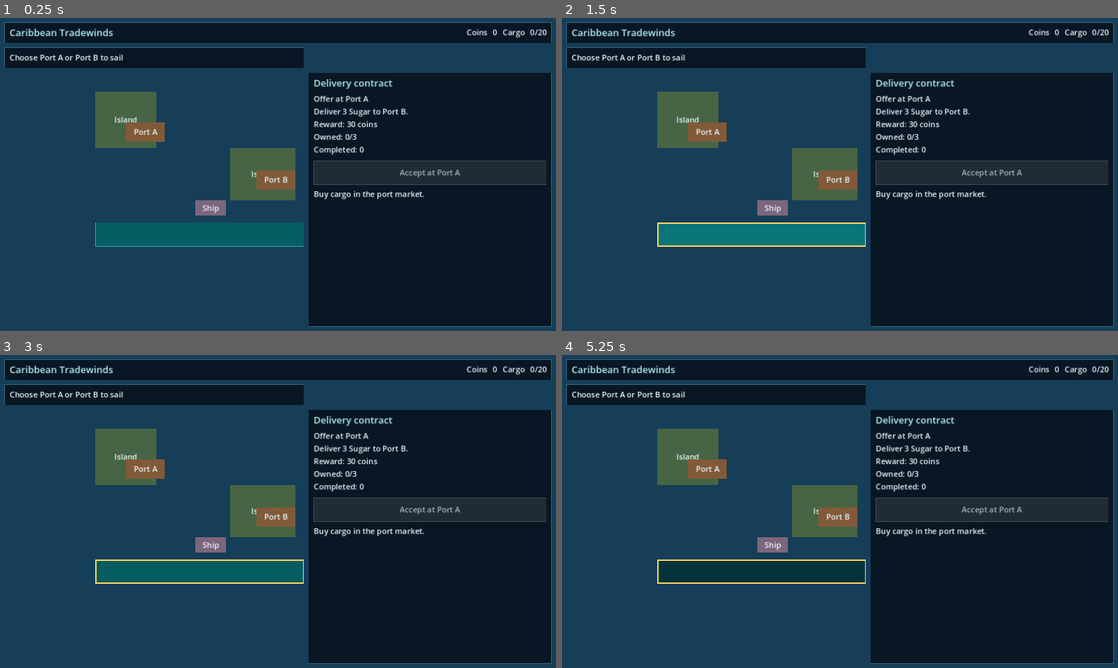
Above: before the commit, frames 1-4 (two rows, left to right).
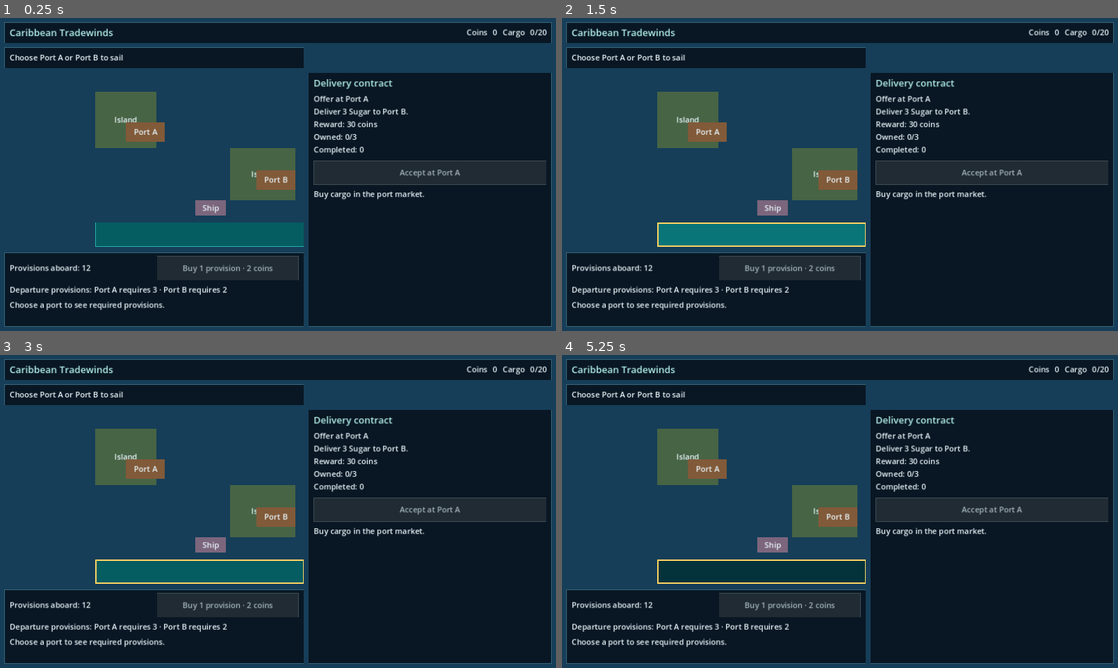
Above: after the commit, the same moments.

Repository: ernesto-tapia/tradewinds
Game: Godot game, scene res://main.tscn
The game is run twice, just before and just after one commit, with the same random seed, the same clock (stepped at 60 frames per second) and the same inputs.
Inputs (mouse positions are in pixels of both pictures, inside the frame that each line leads up to):
- Up to frame 1 (0.25 s): no input
- Up to frame 2 (1.5 s): click (762, 233) at 0.5 s; click (762, 233) at 1.25 s
- Up to frame 3 (3 s): click (200, 570) at 2 s; tap Enter at 2.75, 2.85 s; move the mouse to (400, 495) at 2.77 s; click (400, 495) at 2.92 s
- Up to frame 4 (5.25 s): tap Space at 3.5, 5 s; move the mouse to (728, 527) at 3.52 s; tap Tab at 3.6, 5.1 s; click (728, 527) at 3.67 s; tap Enter at 4.25, 4.35 s; move the mouse to (895, 442) at 4.27 s; click (895, 442) at 4.42 s; move the mouse to (812, 574) at 5.02 s; click (812, 574) at 5.17 s

The runs differ from the first frame. In frame 1, 13% of the frame differs, in the area x 0-55%, y 74-99%; in frame 2, 13%; in frame 3, 13%; in frame 4, 13%.
Error in both runs: Invalid assignment of property or key 'accessibility_name' with value of type 'String' on a base object of type 'Button'. (res://main.gd:93)

Commit message:
KAN-16: implement and validate story

Diff:
--- a/game/data_models.gd
+++ b/game/data_models.gd
@@ -63,8 +63,7 @@
         return clampi(int(base_prices[good_id]) + scarcity, int(minimum_prices[good_id]), int(maximum_prices[good_id]))
     func refresh_price(good_id: String) -> void:
         prices[good_id] = price_at_stock(good_id, int(inventory[good_id]))
-    # Each unit traverses the same price step in either direction. Selling
-    # receives the quote after adding supply, preventing round-trip profit.
+    # Selling receives the quote after adding supply, preventing round-trip profit.
     func trade_total(good_id: String, quantity: int, purchasing: bool) -> int:
         var stock: int = int(inventory[good_id])
         var total: int = 0
@@ -91,7 +90,14 @@
     var progress: float = 0.0
     var remaining_time: float = 0.0
     var active: bool = false
-
+    var provisions_consumed: int = 0
+
+const PROVISION_PRICE: int = 2
+const DISTANCE_PER_PROVISION: float = 100.0
+# Three port-to-port legs of starter supplies support the repeatable delivery demo.
+# Supplies are separate from trade cargo and never occupy the commodity hold.
+var provisions: int = 12
+var departure_feedback: String = "Choose a port to see required provisions."
 var ports: Dictionary = {}
 var goods: Dictionary = {}
 var markets: Dictionary = {}
@@ -126,6 +132,22 @@
 func can_trade() -> bool:
     return not voyage.active and markets.has(docked_port_id)
 
+func required_provisions(destination_id: String) -> int:
+    if not ports.has(destination_id) or destination_id == docked_port_id:
+        return 0
+    var destination: Port = ports[destination_id]
+    return ceili(ship.position.distance_to(destination.position) / DISTANCE_PER_PROVISION)
+
+func buy_provisions(quantity: int) -> bool:
+    if not can_trade() or quantity <= 0:
+        return false
+    # Divide before multiplying so oversized requests reject without overflow.
+    if quantity > wallet.coins / PROVISION_PRICE:
+        return false
+    wallet.coins -= quantity * PROVISION_PRICE
+    provisions += quantity
+    return true
+
 # Validate the entire marginal-price batch before changing any state.
 func buy(good_id: String, quantity: int) -> bool:
     if not can_trade() or not goods.has(good_id) or quantity <= 0:
@@ -152,7 +174,7 @@
     var proceeds: int = market.trade_total(good_id, quantity, false)
     cargo.quantities[good_id] = cargo.quantity(good_id) - quantity
     wallet.coins += proceeds
-    market.inventory[good_id] = int(market.inventory[good_id]) + quantity
+    market.inventory[good_id] = int(market.inventory.get(good_id, 0)) + quantity
     market.refresh_price(good_id)
     return true
 
@@ -179,11 +201,24 @@
     return sell(good_id, cargo.quantity(good_id))
 
 func start_voyage(destination_id: String) -> bool:
-    if voyage.active or not ports.has(destination_id):
+    if voyage.active:
+        departure_feedback = "Already sailing; supplies were charged at departure."
+        return false
+    if not ports.has(destination_id):
+        departure_feedback = "Unknown destination."
         return false
     if destination_id == docked_port_id:
+        departure_feedback = "Already docked at %s; requires 0 provisions." % destination_id
+        return false
+    var required: int = required_provisions(destination_id)
+    if provisions < required:
+        departure_feedback = "Cannot depart to %s: requires %d provisions; aboard %d. Buy at dock." % [destination_id, required, provisions]
         return false
     var destination: Port = ports[destination_id]
+    # Commit supplies and voyage together only after all departure gates pass.
+    provisions -= required
+    voyage.provisions_consumed = required
+    departure_feedback = "Departure to %s requires %d provisions; consumed %d." % [destination_id, required, required]
     voyage.origin_id = docked_port_id
     voyage.destination_id = destination_id
     voyage.distance = ship.position.distance_to(destination.position)
--- a/game/main.tscn
+++ b/game/main.tscn
@@ -6,6 +6,8 @@
 [ext_resource type="Script" path="res://contract_check.gd" id="5"]
 [ext_resource type="Script" path="res://ui/theme_check.gd" id="6"]
 [ext_resource type="Script" path="res://contract_board_test.gd" id="7"]
+[ext_resource type="Script" path="res://provisioning.gd" id="8"]
+[ext_resource type="Script" path="res://provisioning_check.gd" id="9"]
 [node name="Main" type="Node2D"]
 script=ExtResource("1")
 [node name="VoyageInteractionCheck" type="Node" parent="."]
@@ -20,3 +22,7 @@
 script=ExtResource("6")
 [node name="ContractBoardCheck" type="Node" parent="."]
 script=ExtResource("7")
+[node name="Provisioning" type="Node" parent="."]
+script=ExtResource("8")
+[node name="ProvisioningCheck" type="Node" parent="."]
+script=ExtResource("9")
--- /dev/null
+++ b/game/provisioning.gd
@@ -0,0 +1,49 @@
+extends Node
+
+const UI = preload("res://ui/menu_ui.gd")
+var supplies: Label
+var routes: Label
+var feedback: Label
+var purchase: Button
+var last_departure_feedback: String = ""
+
+func _ready() -> void:
+    # Parent builds the map and wallet before this deferred UI construction.
+    call_deferred("build_panel")
+
+func build_panel() -> void:
+    var panel := UI.panel(get_parent(), "ProvisionsPanel", Vector2(10, 540), Vector2(690, 170))
+    var content := UI.column(panel)
+    var row := UI.row(content)
+    supplies = UI.label(row, "Provisions")
+    purchase = UI.button(row, "BuyProvisions", "Buy 1 provision · 2 coins", buy_one)
+    routes = UI.label(content, "")
+    feedback = UI.label(content, "Buy provisions at either dock. Each 100 route units costs 1, rounded up.")
+    refresh()
+
+func buy_one() -> void:
+    var main = get_parent()
+    var accepted: bool = main.game_state.buy_provisions(1)
+    UI.status(feedback, "Purchased 1 provision for 2 coins." if accepted else "Requires docking and 2 coins.", not accepted)
+    main.refresh_market()
+    refresh()
+
+func _process(_delta: float) -> void:
+    if is_instance_valid(supplies):
+        refresh()
+
+func refresh() -> void:
+    var state = get_parent().game_state
+    supplies.text = "Provisions aboard: %d" % state.provisions
+    purchase.disabled = not state.can_trade() or state.wallet.coins < state.PROVISION_PRICE
+    if state.voyage.active:
+        routes.text = "This voyage consumed %d provisions at departure." % state.voyage.provisions_consumed
+    else:
+        var quotes: PackedStringArray = []
+        for port_id in state.ports:
+            if port_id != state.docked_port_id:
+                quotes.append("%s requires %d" % [port_id, state.required_provisions(port_id)])
+        routes.text = "Departure provisions: " + " · ".join(quotes)
+    if state.departure_feedback != last_departure_feedback:
+        last_departure_feedback = state.departure_feedback
+        UI.status(feedback, last_departure_feedback, last_departure_feedback.begins_with("Cannot"))
--- /dev/null
+++ b/game/provisioning_check.gd
@@ -0,0 +1,69 @@
+extends Node
+
+const Models = preload("res://data_models.gd")
+
+func require_condition(value: bool, message: String) -> bool:
+    if not value:
+        push_error("KAN-16 provisioning: " + message)
+        get_tree().quit(1)
+    return value
+
+func snapshot(state) -> Dictionary:
+    return {
+        "coins": state.wallet.coins,
+        "supplies": state.provisions,
+        "position": state.ship.position,
+        "dock": state.docked_port_id,
+        "active": state.voyage.active,
+        "destination": state.voyage.destination_id,
+        "cargo": state.cargo.quantities.duplicate(true)
+    }
+
+func _ready() -> void:
+    if DisplayServer.get_name() == "headless":
+        call_deferred("run_checks")
+
+func run_checks() -> void:
+    var state = Models.new()
+    var before: Dictionary = snapshot(state)
+    if not require_condition(not state.buy_provisions(1) and snapshot(state) == before, "purchases at sea reject without changing resources"):
+        return
+    state.docked_port_id = "Port A"
+    state.ship.position = state.ports["Port A"].position
+    state.provisions = 0
+    if not require_condition(state.required_provisions("Port B") == 4, "319.5 unit port route rounds up to four provisions"):
+        return
+    before = snapshot(state)
+    if not require_condition(not state.start_voyage("Port B") and snapshot(state) == before and "requires 4" in state.departure_feedback and "aboard 0" in state.departure_feedback, "insufficient departure is atomic and explains required and owned supplies"):
+        return
+    for quantity in [-1, 0, 51]:
+        before = snapshot(state)
+        if not require_condition(not state.buy_provisions(quantity) and snapshot(state) == before, "invalid and unaffordable purchases reject atomically"):
+            return
+    state.cargo.quantities["sugar"] = state.ship.capacity
+    if not require_condition(state.buy_provisions(4) and state.provisions == 4 and state.wallet.coins == 92 and state.cargo.total() == 20, "dock purchase charges two coins each and uses a separate supply reserve"):
+        return
+    before = snapshot(state)
+    if not require_condition(not state.start_voyage("Port A") and not state.start_voyage("missing") and snapshot(state) == before, "same-port and invalid destinations consume nothing"):
+        return
+    if not require_condition(state.start_voyage("Port B") and state.provisions == 0 and state.voyage.provisions_consumed == 4 and state.voyage.active and "requires 4" in state.departure_feedback, "exact supplies permit departure and are consumed immediately"):
+        return
+    before = snapshot(state)
+    if not require_condition(not state.start_voyage("Port A") and not state.buy_provisions(1) and snapshot(state) == before, "active voyage blocks purchases and repeated departures without another charge"):
+        return
+    state.advance_voyage(0.5)
+    if not require_condition(state.provisions == 0 and state.voyage.active, "progress never charges supplies again"):
+        return
+    state.advance_voyage(100.0)
+    if not require_condition(state.docked_port_id == "Port B" and state.provisions == 0 and not state.voyage.active, "arrival preserves the departure charge"):
+        return
+    if not require_condition(state.buy_provisions(4) and state.wallet.coins == 84 and state.start_voyage("Port A"), "destination dock supports resupply and return sailing"):
+        return
+    state.advance_voyage(100.0)
+    state.ship.position = state.ports["Port B"].position - Vector2(100, 0)
+    if not require_condition(state.required_provisions("Port B") == 1, "shorter route uses one provision at the exact distance boundary"):
+        return
+    state.ship.position -= Vector2(0.1, 0)
+    if not require_condition(state.required_provisions("Port B") == 2, "distance above a boundary rounds up deterministically"):
+        return
+    print("KAN-16 provisioning passed: dock purchases, price, separate reserve, atomic rejection, route rounding, required-amount feedback, exact departure consumption, no repeated charges, destination resupply and return")
--- a/game/voyage_check.gd
+++ b/game/voyage_check.gd
@@ -1,92 +1,34 @@
 extends Node
 
-# Headless interaction regression, executed by the configured smoke launch.
-# Uses viewport mouse events for destinations and the trade rectangle.
+var state
+var owns_state: bool = false
+var voyage_time: float = 0.0
+
+func _init(game_state = null) -> void:
+    state = game_state
+    owns_state = game_state != null
+
 func _ready() -> void:
-    if DisplayServer.get_name() == "headless":
-        call_deferred("check_voyages")
+    if state == null:
+        state = get_parent().game_state
 
-func click_control(control: Control) -> void:
-    var point = control.get_global_transform_with_canvas() * (control.size * 0.5)
-    for pressed in [true, false]:
-        var event = InputEventMouseButton.new()
-        event.button_index = MOUSE_BUTTON_LEFT
-        event.pressed = pressed
-        event.position = point
-        event.global_position = point
-        get_viewport().push_input(event, true)
-    await get_tree().process_frame
+func sail_to(destination: Node) -> void:
+    if not owns_state:
+        get_parent().sail_to(destination)
+    else:
+        state.start_voyage(str(destination.name))
+    voyage_time = state.voyage.remaining_time
 
-func require_condition(value: bool, message: String) -> bool:
-    if not value:
-        push_error("KAN-10 interaction: " + message)
-        get_tree().quit(1)
-    return value
+func _process(delta: float) -> void:
+    if state == null:
+        return
+    # The main scene advances its shared state. Standalone callers advance here.
+    if owns_state:
+        state.advance_voyage(delta)
+    voyage_time = state.voyage.remaining_time
 
-func check_voyages() -> void:
-    await get_tree().process_frame
-    var game = get_parent()
-    game.set_process(false)
-    var port_a = game.get_node("Port A") as Control
-    var port_b = game.get_node("Port B") as Control
-    var trade = game.trade_feedback.get_parent() as Control
-    var node_count = game.get_child_count()
-    for port in [port_a, port_b, port_a, port_b]:
-        await click_control(port)
-        if not require_condition(game.current_destination == port, "destination center click must start sailing to " + str(port.name)):
-            return
-        if not require_condition(not game.can_trade() and game.get_meta("at_sea"), "departure must disable trade"):
-            return
-        await click_control(trade)
-        if not require_condition("unavailable" in game.trade_feedback.text and not game.request_trade(), "trade clicks and requests must be rejected at sea"):
-            return
-        var start: Vector2 = game.ship.position
-        var duration: float = game.voyage_time
-        if not require_condition(duration > 0.0, "voyage must have a positive travel time"):
-            return
-        game._process(duration * 0.5)
-        if not require_condition(game.ship.position != start and is_equal_approx(game.voyage_progress, 0.5), "half the travel time must move the ship to 50 percent"):
-            return
-        if not require_condition("50%" in game.destination_feedback.text and game.remaining_time > 0.0, "visible progress and remaining time must update"):
-            return
-        game._process(duration)
-        if not require_condition(game.current_destination == null and game.docked_port == port and game.can_trade(), "arrival must dock and restore trading"):
-            return
-        if not require_condition(game.voyage_progress == 1.0 and game.remaining_time == 0.0, "arrival must complete progress"):
-            return
-        var stopped: Vector2 = game.ship.position
-        game._process(10.0)
-        if not require_condition(game.ship.position == stopped, "ship must remain stopped after arrival"):
-            return
-        await click_control(trade)
-        if not require_condition("permitted" in game.trade_feedback.text, "trade click must succeed while docked"):
-            return
-        # The ship overlaps the port center while docked; click its exposed corner.
-        var event := InputEventMouseButton.new()
-        event.button_index = MOUSE_BUTTON_LEFT
-        event.pressed = true
-        event.position = port.get_global_transform_with_canvas() * (port.size - Vector2(5, 5))
-        event.global_position = event.position
-        get_viewport().push_input(event, true)
-        event = event.duplicate()
-        event.pressed = false
-        get_viewport().push_input(event, true)
-        await get_tree().process_frame
-        if not require_condition(game.voyage_time == 0.0 and not game.game_state.voyage.active, "current-port click must complete a zero-distance voyage immediately"):
-            return
-        if not require_condition(game.docked_port == port and game.current_destination == null and not game.get_meta("at_sea"), "current-port click must preserve docked scene state immediately"):
-            return
-        if not require_condition(game.game_state.docked_port_id == str(port.name) and game.can_trade() and game.market_panel.visible, "current-port click must preserve docking and the market"):
-            return
-        if not require_condition(game.ship.position == stopped and game.voyage_progress == 1.0 and game.remaining_time == 0.0, "current-port click must preserve completed voyage state"):
-            return
-        game._process(10.0)
-        if not require_condition(game.docked_port == port and game.current_destination == null and not game.get_meta("at_sea") and game.ship.position == stopped, "current-port docking must remain stable on subsequent frames"):
-            return
-        await click_control(trade)
-        if not require_condition("permitted" in game.trade_feedback.text and game.request_trade(), "trade must remain permitted after clicking the current port"):
-            return
-        if not require_condition(game.get_child_count() == node_count, "travel must not recreate static UI"):
-            return
-    game.set_process(true)
-    print("KAN-10 interaction passed: viewport clicks sailed A/B/A/B; midpoint progress, arrival stop, at-sea trade rejection, docked trade and current-port immediate arrival verified")
+func get_voyage_time() -> float:
+    return state.voyage.remaining_time
+
+func get_docked_port_id() -> String:
+    return state.docked_port_id
Not shown: 1 places in game/main.tscn that only renumber resources
Not shown, added: game/provisioning.gd.uid
Not shown, added: game/provisioning_check.gd.uid
Not shown, added: docs/game/KAN-16.md
